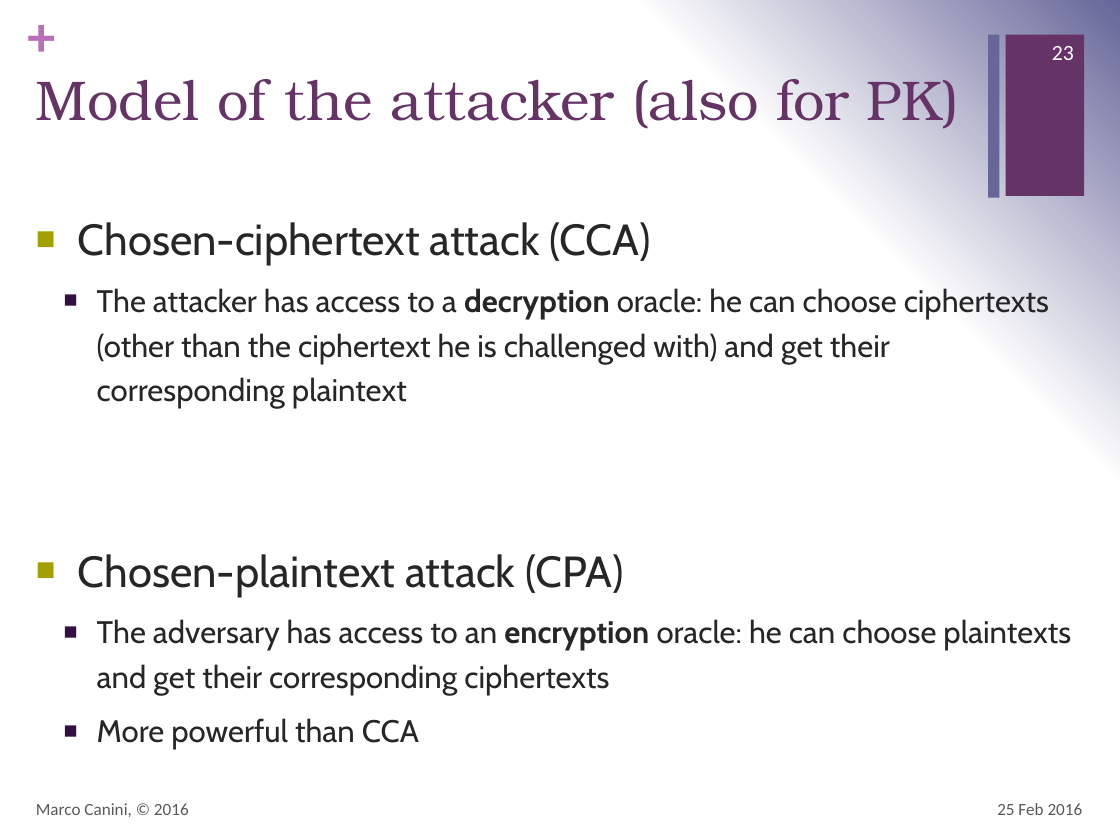
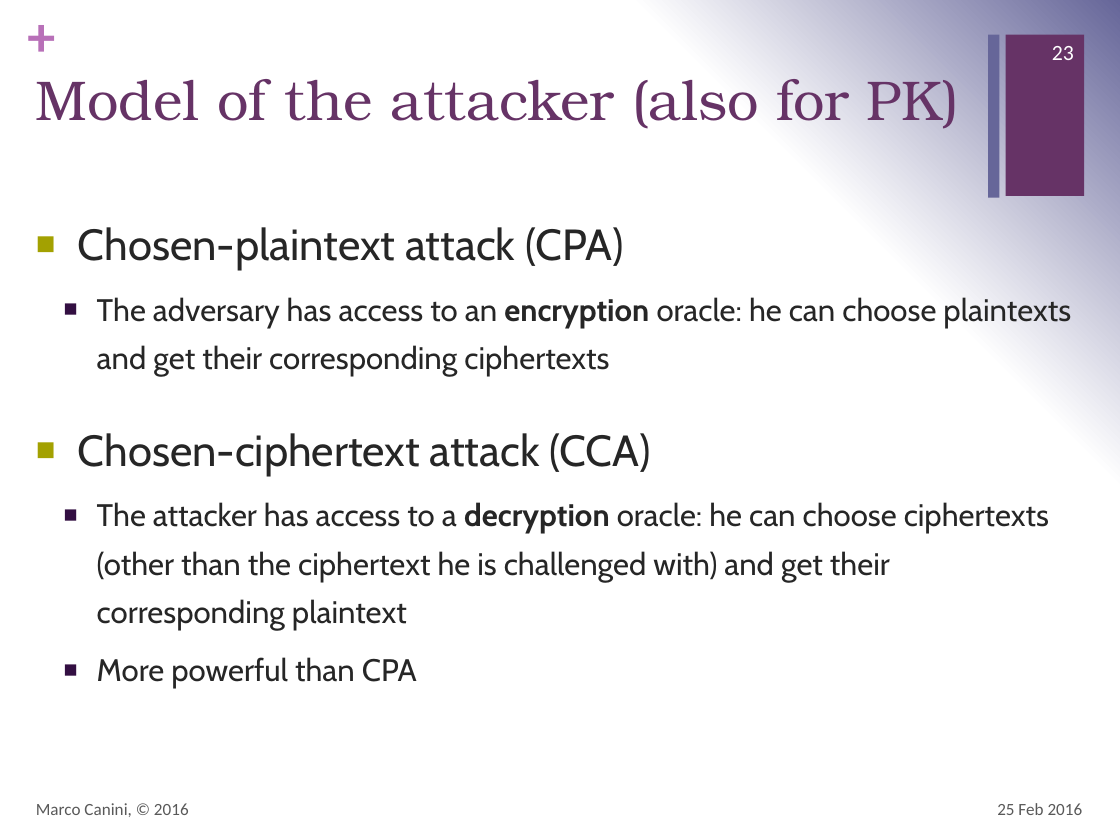
Before and after one commit to mcanini/INGI2347-2016, a slide deck: slide 23 of 04-cryptography1.pptx. Drawn at 1120x840 pixels with LibreOffice and Linux fonts; fonts in the diff are those of the drawing. Boxes give left, top, right and bottom in pixels: in the first picture for what was removed or moved away, otherwise in the second. Text is boxed around its words. In the diff, an @@ line names an element or a change of style, - is before the commit and + after.

```diff
--- a/04-cryptography1.pptx
+++ b/04-cryptography1.pptx
@@ text at (78,227,1071,377): paragraphs added @@
+■ Chosen-plaintext attack (CPA)
+  ■ The adversary has access to an encryption oracle: he can choose plaintexts and get their corresponding ciphertexts
@@ text at (78,433,1049,631): line spacing 1.2 to 1.3 @@
@@ text at (97,657,417,689): text changed @@
-■ Chosen-plaintext attack (CPA)
-  ■ The adversary has access to an encryption oracle: he can choose plaintexts and get their corresponding ciphertexts
-  ■ More powerful than CCA
+  ■ More powerful than CPA
```
Also in this commit, not shown: 1 other file.
